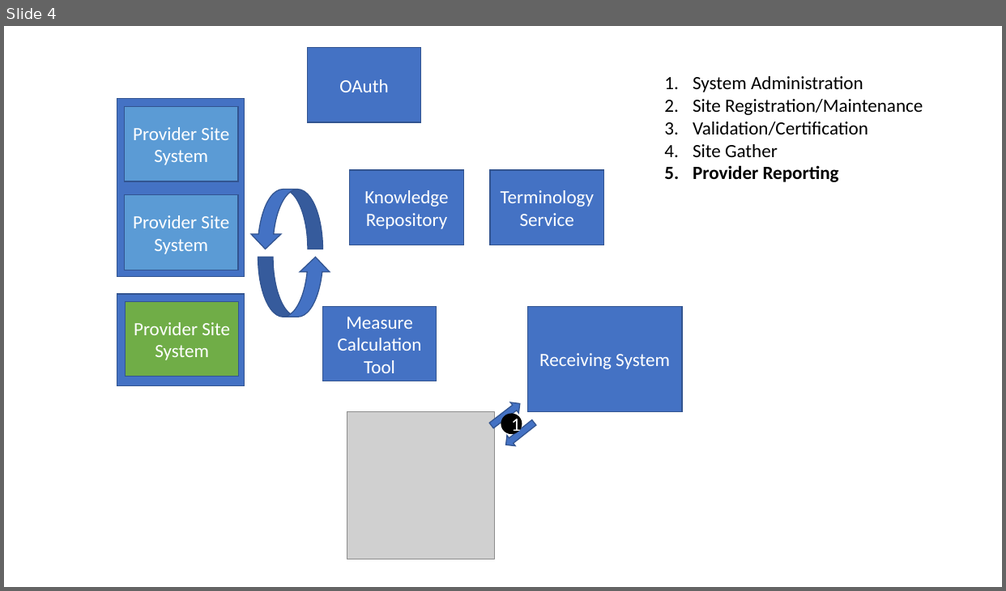
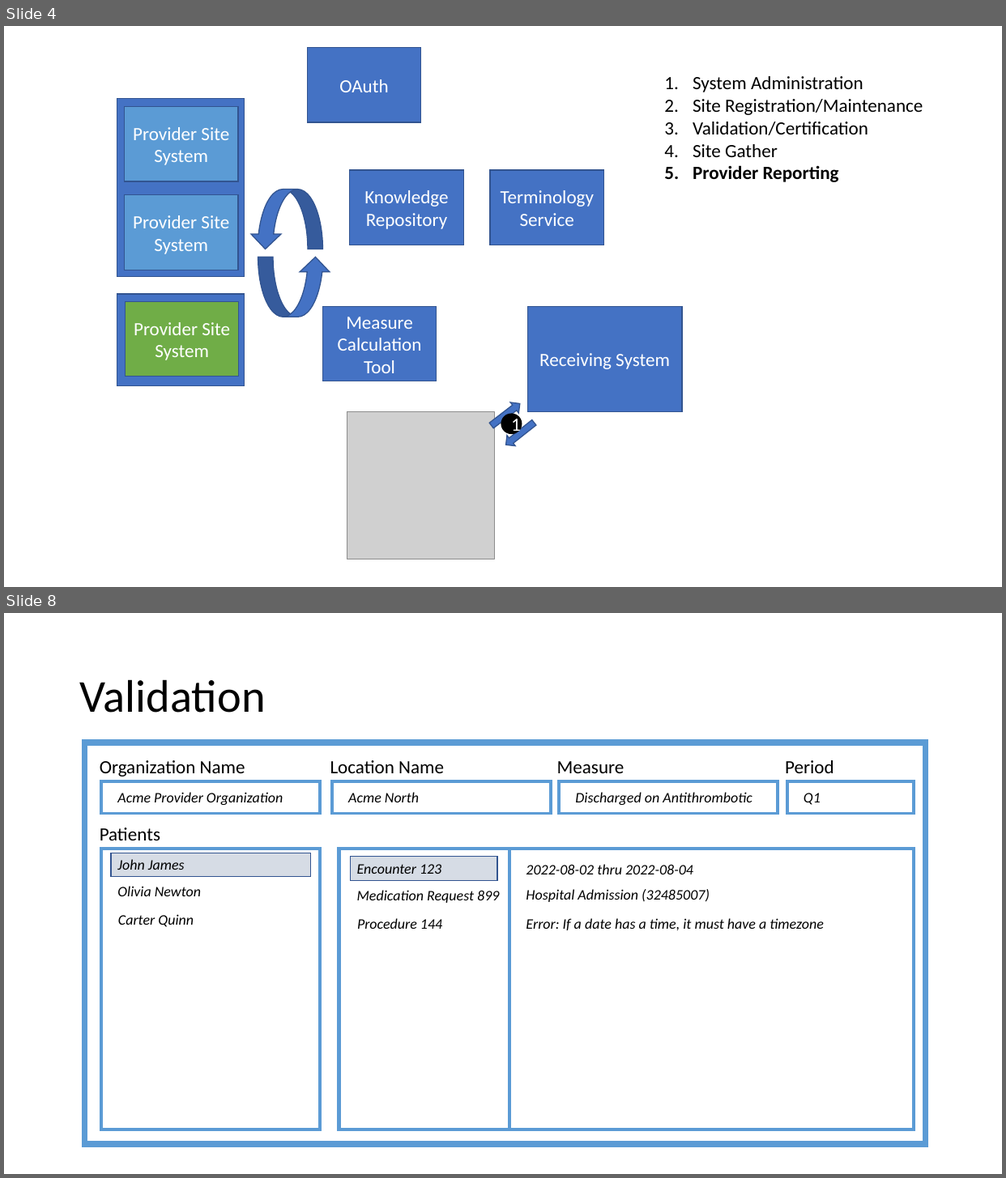
Before and after one commit to cqframework/mct-ig, a slide deck: docs/Yale MCP.pptx. Shown one above the other, each under a label of ours: slide 4 before the commit, slides 4 and 8 after it; the slides between them are not shown. The pictures are 1006x591 and 1006x1178 pixels, drawn with LibreOffice and Linux fonts; fonts in the diff are those of the drawing; grey boxes stand for pictures. Boxes give left, top, right and bottom in pixels: in the first picture for what was removed or moved away, otherwise in the second. Text is boxed around its words. In the diff, an @@ line names an element or a change of style, - is before the commit and + after.

```diff
--- a/docs/Yale MCP.pptx
+++ b/docs/Yale MCP.pptx
@@ slide 8 added at [4,613,1002,1174], background #FFFFFF @@
@@ title added at [80,679,266,713], 44 pt, text #000000 @@
+Validation
@@ rectangle added at [85,743,926,1144], outline #5B9BD5 6 pt @@
@@ text added at [100,760,245,777], 18 pt, text #000000 @@
+Organization Name
@@ rectangle added at [101,781,320,814], outline #5B9BD5 3 pt @@
@@ text added at [330,760,444,773], 18 pt, text #000000 @@
+Location Name
@@ rectangle added at [332,781,551,814], outline #5B9BD5 3 pt @@
@@ text added at [557,761,624,773], 18 pt, text #000000 @@
+Measure
@@ rectangle added at [560,781,778,814], outline #5B9BD5 3 pt @@
@@ text added at [785,760,834,773], 18 pt, text #000000 @@
+Period
@@ rectangle added at [787,781,914,814], outline #5B9BD5 3 pt @@
@@ text added at [117,792,283,805], 14 pt, text #000000, italic @@
+Acme Provider Organization
@@ text added at [348,792,419,803], 14 pt, text #000000, italic @@
+Acme North
@@ text added at [575,792,752,805], 14 pt, text #000000, italic @@
+Discharged on Antithrombotic
@@ text added at [803,793,820,805], 14 pt, text #000000, italic @@
+Q1
@@ text added at [100,828,160,841], 18 pt, text #000000 @@
+Patients
@@ rectangle added at [101,849,320,1130], outline #5B9BD5 3 pt @@
@@ rectangle added at [111,854,311,877], fill #D6DCE5, outline #325491 1 pt @@
@@ rectangle added at [338,849,914,1130], outline #5B9BD5 3 pt @@
@@ rectangle added at [339,849,510,1130], outline #5B9BD5 3 pt @@
@@ text added at [117,859,185,870], 14 pt, text #000000, italic @@
+John James
@@ rectangle added at [350,856,497,880], fill #D6DCE5, outline #325491 1 pt @@
@@ text added at [357,864,441,874], 14 pt, text #000000, italic @@
+Encounter 123
@@ text added at [526,864,693,875], 14 pt, text #000000, italic @@
+2022-08-02 thru 2022-08-04
@@ text added at [117,886,201,897], 14 pt, text #000000, italic @@
+Olivia Newton
@@ text added at [357,890,499,903], 14 pt, text #000000, italic @@
+Medication Request 899
@@ text added at [526,889,710,902], 14 pt, text #000000, italic @@
+Hospital Admission (32485007)
@@ text added at [118,914,194,927], 14 pt, text #000000, italic @@
+Carter Quinn
@@ text added at [357,918,442,929], 14 pt, text #000000, italic @@
+Procedure 144
@@ text added at [526,918,824,931], 14 pt, text #000000, italic @@
+Error: If a date has a time, it must have a timezone
```
Also in this commit, not shown: 4 other slides added.
